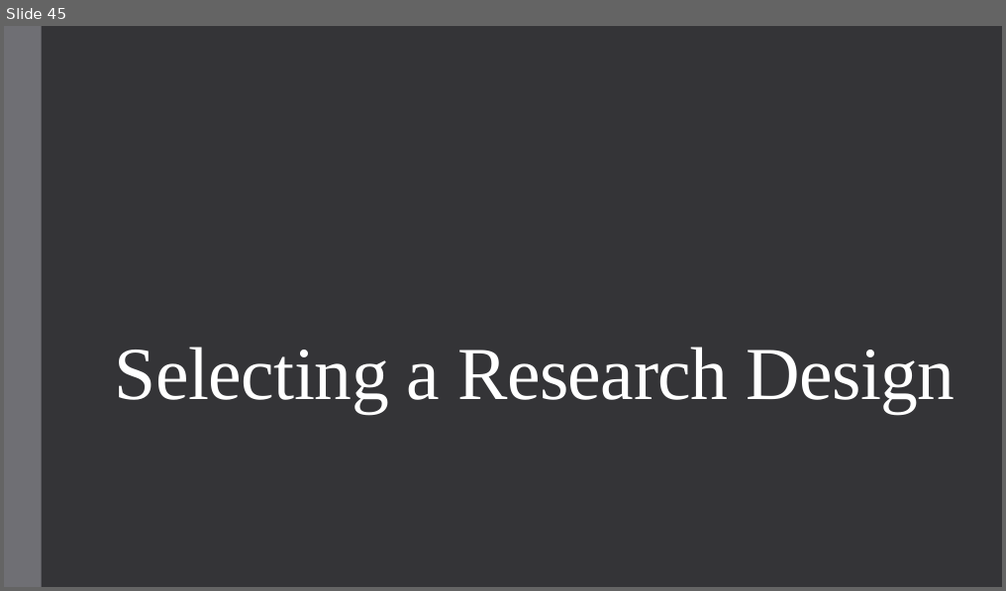
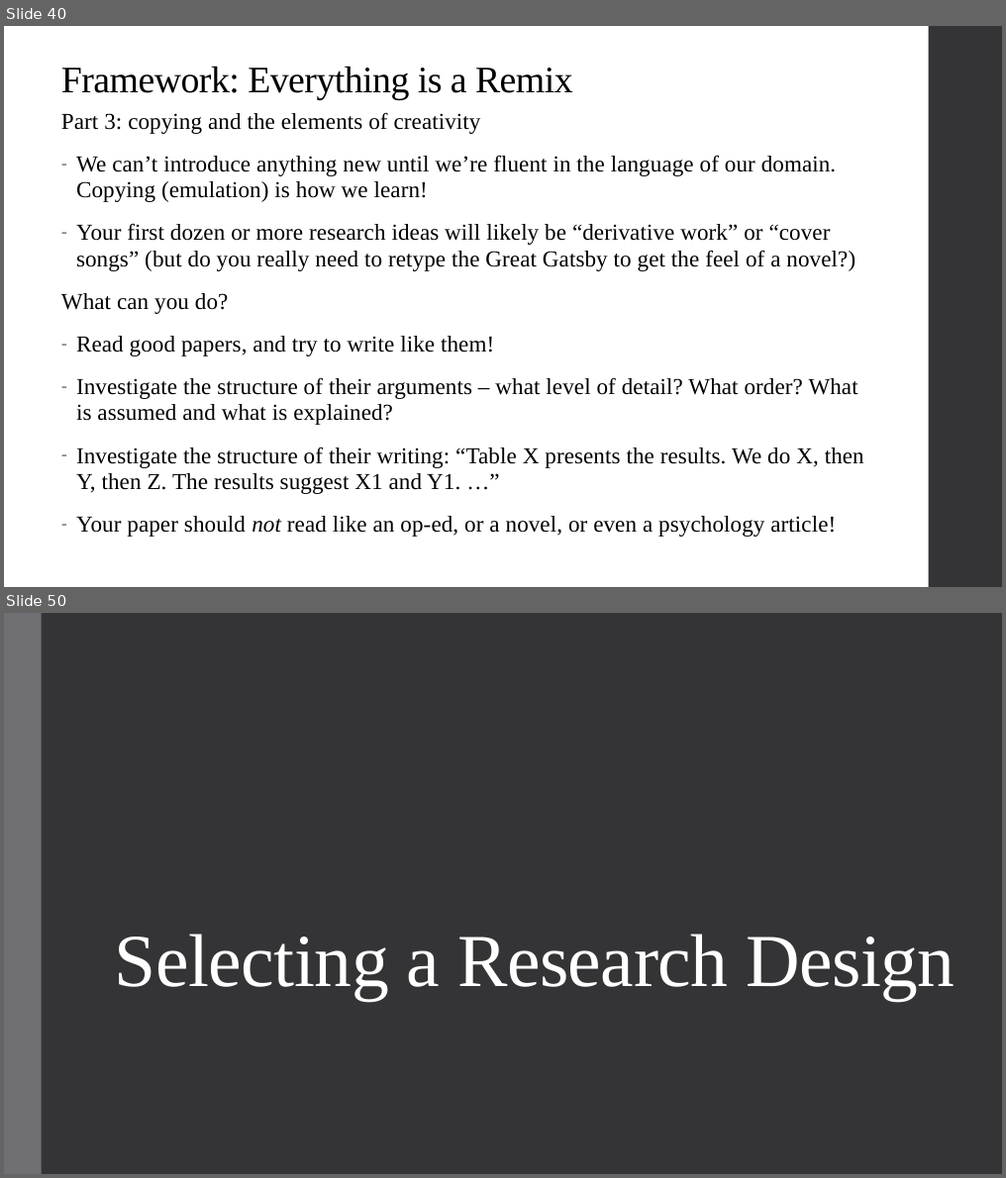
Before and after one commit to alex-hoagland/HAD5744, a slide deck: Lecture05_DataCleaning/Lecture5_DataCleaning-ResearchDesign.pptx. Shown one above the other, each under a label of ours: slide 45 before the commit, slides 40 and 50 after it; the slides between them are not shown. The pictures are 1006x591 and 1006x1178 pixels, drawn with LibreOffice and Linux fonts; fonts in the diff are those of the drawing. Boxes give left, top, right and bottom in pixels: in the first picture for what was removed or moved away, otherwise in the second. Text is boxed around its words. In the diff, an @@ line names an element or a change of style, - is before the commit and + after.

```diff
--- a/Lecture05_DataCleaning/Lecture5_DataCleaning-ResearchDesign.pptx
+++ b/Lecture05_DataCleaning/Lecture5_DataCleaning-ResearchDesign.pptx
@@ slide 40 added at <box>4,26,1002,587</box>, background #FFFFFF @@
@@ rectangle added at <box>929,26,1002,587</box>, fill #353537 @@
@@ title added at <box>61,66,573,100</box>, 36 pt, text #000000 @@
+Framework: Everything is a Remix
@@ text added at <box>61,112,864,537</box>, 22 pt, text #000000 @@
+Part 3: copying and the elements of creativity
+– We can’t introduce anything new until we’re fluent in the language of our domain. Copying (emulation) is how we learn!
+– Your first dozen or more research ideas will likely be “derivative work” or “cover songs” (but do you really need to retype the Great Gatsby to get the feel of a novel?)
+What can you do?
+– Read good papers, and try to write like them!
+– Investigate the structure of their arguments – what level of detail? What order? What is assumed and what is explained?
+– Investigate the structure of their writing: “Table X presents the results. We do X, then Y, then Z. The results suggest X1 and Y1. …”
+– Your paper should not read like an op-ed, or a novel, or even a psychology article!
@@ what was slide 45 is now slide 50 @@
```
Also in this commit, not shown: 2 slides changed, 18 other slides added, 11 slides removed, 7 other files.
